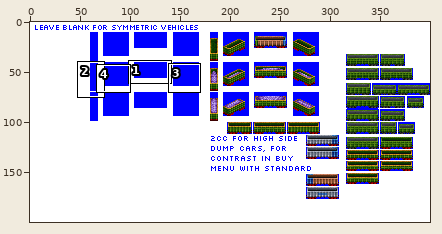
A sprite sheet gets an edit: src/graphics/pony/ore_dump_car_pony_gen_5C.png. Above, an overview of the earlier version with the close-up marked.
Close-up. Before the commit:
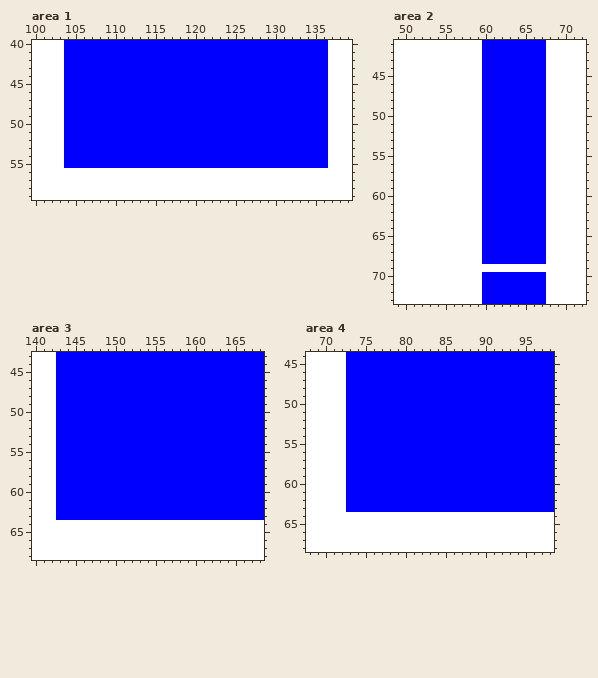
The file is 400x200 pixels. Shown: area 1: x 100..139, y 40..59; area 2: x 49..72, y 41..73; area 3: x 140..168, y 43..68; area 4: x 68..98, y 44..68. The commit also changed other parts of the picture, which this record leaves out.
The result:
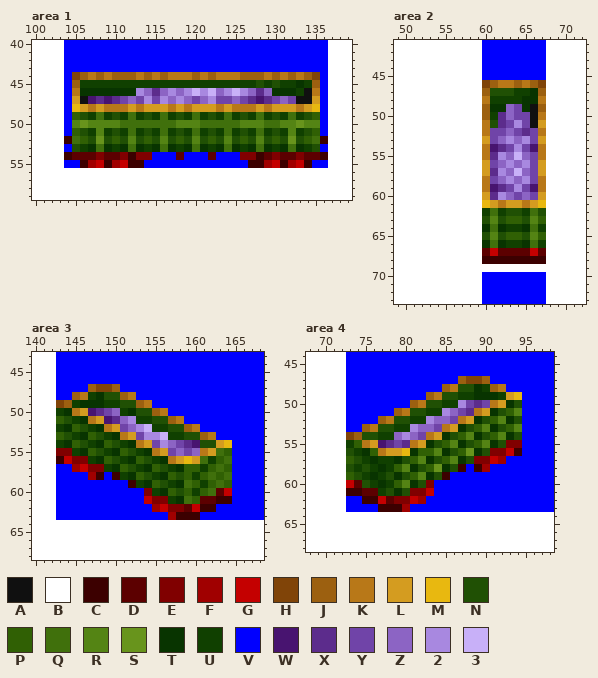
Palette (. is transparent): A #101010  B #ffffff  C #3c0000  D #5c0000  E #800000  F #a00000  G #c40000  H #804408  J #9c6010  K #b87818  L #d49c20  M #e8b810  N #205004  P #306004  Q #40700c  R #548414  S #68941c  T #083400  U #104000  V #0000ff  W #481470  X #5c2c8c  Y #7044a8  Z #8c64c4  2 #a888e0  3 #c8b0f8
Change:
Area 1:
y 44: x 105..135 VVVVVVVVVVVVVVVVVVVVVVVVVVVVVVV -> HJKJKJJJKJKJKKKJKJKKKJJJKJKJKJH
y 45: x 105..135 VVVVVVVVVVVVVVVVVVVVVVVVVVVVVVV -> JUUUUUUUUUUUUUUUUUUUUUUNUNUUTUJ
y 46: x 105..135 VVVVVVVVVVVVVVVVVVVVVVVVVVVVVVV -> KTTTTTTT2ZXZ2Z2323Z232ZXZTTTUAK
y 47: x 105..135 VVVVVVVVVVVVVVVVVVVVVVVVVVVVVVV -> LAWXWXYZY2Y2Z2ZYZ2YYZYXWXYZYAAL
y 48: x 105..135 VVVVVVVVVVVVVVVVVVVVVVVVVVVVVVV -> MLKLKKKLKLLLKLKLLLKLKKKLKLLLKLM
y 49: x 105..135 VVVVVVVVVVVVVVVVVVVVVVVVVVVVVVV -> PNUQUNUQUNUQUNUQUNUQUNUQUNUQUNP
y 50: x 105..135 VVVVVVVVVVVVVVVVVVVVVVVVVVVVVVV -> RSRRRRQQQQQQQRRRQQQQQRRRQQRRSRR
y 51: x 105..135 VVVVVVVVVVVVVVVVVVVVVVVVVVVVVVV -> PNURUNUQUNUQUNUQUNUQUNUQUNURUNP
y 52: x 104..136 VVVVVVVVVVVVVVVVVVVVVVVVVVVVVVVVV -> CQPNSNPNRNPNRNPNRNPNRNPNRNPNSNPQC
y 53: x 105..135 VVVVVVVVVVVVVVVVVVVVVVVVVVVVVVV -> NUTQTUTQTUTQTUTQTUTQTUTQTUTQTUN
y 54: x 104..114 VVVVVVVVVVV -> CDDDEDDECEE; x 118 V -> D; x 122 V -> D; x 126..136 VVVVVVVVVVV -> EECDEDDEDDC
y 55: x 106..113 VVVVVVVV -> CFGCFGCC; x 127..134 VVVVVVVV -> CCFGCFGC
Area 2:
y 46: x 60..67 VVVVVVVV -> HJKKJKJH
y 47: x 60..67 VVVVVVVV -> JNNNUUTJ
y 48: x 60..67 VVVVVVVV -> KUUUUTTK
y 49: x 60..67 VVVVVVVV -> JTTZYTAJ
y 50: x 60..67 VVVVVVVV -> JUXZYYAK
y 51: x 60..67 VVVVVVVV -> KNXY2YAL
y 52: x 60..67 VVVVVVVV -> KYYZYXYK
y 53: x 60..67 VVVVVVVV -> LYZ2Z2YL
y 54: x 60..67 VVVVVVVV -> KWXY2YWK
y 55: x 60..67 VVVVVVVV -> KX2Z3ZYK
y 56: x 60..67 VVVVVVVV -> LYZ2Z2YL
y 57: x 60..67 VVVVVVVV -> LX2Z3ZYL
y 58: x 60..67 VVVVVVVV -> KYZ2Z2YK
y 59: x 60..67 VVVVVVVV -> KWXY2YWK
y 60: x 60..67 VVVVVVVV -> LX2ZYZYL
y 61: x 60..67 VVVVVVVV -> MLKLLKLM
y 62: x 60..67 VVVVVVVV -> UQUNNUQN
y 63: x 60..67 VVVVVVVV -> NRNPPNRP
y 64: x 60..67 VVVVVVVV -> TQTUUTQU
y 65: x 60..67 VVVVVVVV -> NRNPPNRP
y 66: x 60..67 VVVVVVVV -> TQTUUTQU
y 67: x 60..67 VVVVVVVV -> DGDDDDGD
y 68: x 60..67 VVVVVVVV -> CCCCCCCC
Area 3:
y 47: x 147..150 VVVV -> JHHJ
y 48: x 145..152 VVVVVVVV -> JKUTNNJK
y 49: x 143..154 VVVVVVVVVVVV -> HJUTTTUUNNJK
y 50: x 143..156 VVVVVVVVVVVVVV -> UTKLWXYZUTNNJK
y 51: x 143..158 VVVVVVVVVVVVVVVV -> PNUTKLWXZ2UUNNJK
y 52: x 143..160 VVVVVVVVVVVVVVVVVV -> UTPNUTKLYZ23UUNNJK
y 53: x 143..162 VVVVVVVVVVVVVVVVVVVV -> PNUTPNUTKLY223UUNNJK
y 54: x 143..164 VVVVVVVVVVVVVVVVVVVVVV -> UTPNUTPNUTKLY2ZYXWNNLM
y 55: x 143..164 VVVVVVVVVVVVVVVVVVVVVV -> EEUTPNUTPNUTKLYZYZKLQP
y 56: x 143..164 VVVVVVVVVVVVVVVVVVVVVV -> CGEEUTPNUTPNUTKLMLQUPQ
y 57: x 145..164 VVVVVVVVVVVVVVVVVVVV -> FGEEUTPNUTPNUTPPUPQP
y 58: x 147..148 VV -> FC; x 150..164 VVVVVVVVVVVVVVV -> CUTPNUTPNPUPQPQ
y 59: x 152..164 VVVVVVVVVVVVV -> CUTPNUTQPUPQP
y 60: x 154..164 VVVVVVVVVVV -> EUTPNPUPQDG
y 61: x 154..164 VVVVVVVVVVV -> GEEUTQPDDCC
y 62: x 155..162 VVVVVVVV -> FGEEDGCC
y 63: x 157..160 VVVV -> FCCC
Area 4:
y 47: x 87..90 VVVV -> JHHJ
y 48: x 85..92 VVVVVVVV -> JKNNTUJK
y 49: x 83..94 VVVVVVVVVVVV -> JKNNUUTTTULM
y 50: x 81..94 VVVVVVVVVVVVVV -> JKNNUU2YXYKLTN
y 51: x 79..94 VVVVVVVVVVVVVVVV -> JKNNUU2ZYXKLTNPR
y 52: x 77..94 VVVVVVVVVVVVVVVVVV -> JKNNUU2ZZYKLTNPRTN
y 53: x 75..94 VVVVVVVVVVVVVVVVVVVV -> JKNNUU2ZZYKLTNPRTNPR
y 54: x 73..94 VVVVVVVVVVVVVVVVVVVVVV -> HJNNUUZ2ZYKLTNPRTNPRTN
y 55: x 73..94 VVVVVVVVVVVVVVVVVVVVVV -> UPKLWXYXKLTNPRTNPRTNEE
y 56: x 73..94 VVVVVVVVVVVVVVVVVVVVVV -> NUTPKLLMTPPRTNPSTNEEGC
y 57: x 73..92 VVVVVVVVVVVVVVVVVVVV -> PNUTUUTNPRTNPRTNEEGF
y 58: x 73..87 VVVVVVVVVVVVVVV -> NUNUTUPRTNPSTNC; x 89..90 VV -> CF
y 59: x 73..85 VVVVVVVVVVVVV -> PNUTUNTNPRTNC
y 60: x 73..83 VVVVVVVVVVV -> GDNUTUPRTNE
y 61: x 73..83 VVVVVVVVVVV -> CCDDUNTNEEG
y 62: x 75..82 VVVVVVVV -> CCGDEEGF
y 63: x 77..80 VVVV -> CCCF
Pixel boxes of the changes (left, top, right, bottom) in both close-ups:
changed: (64, 72, 328, 168)
changed: (482, 80, 546, 264)
changed: (56, 384, 232, 520)
changed: (346, 376, 522, 512)
